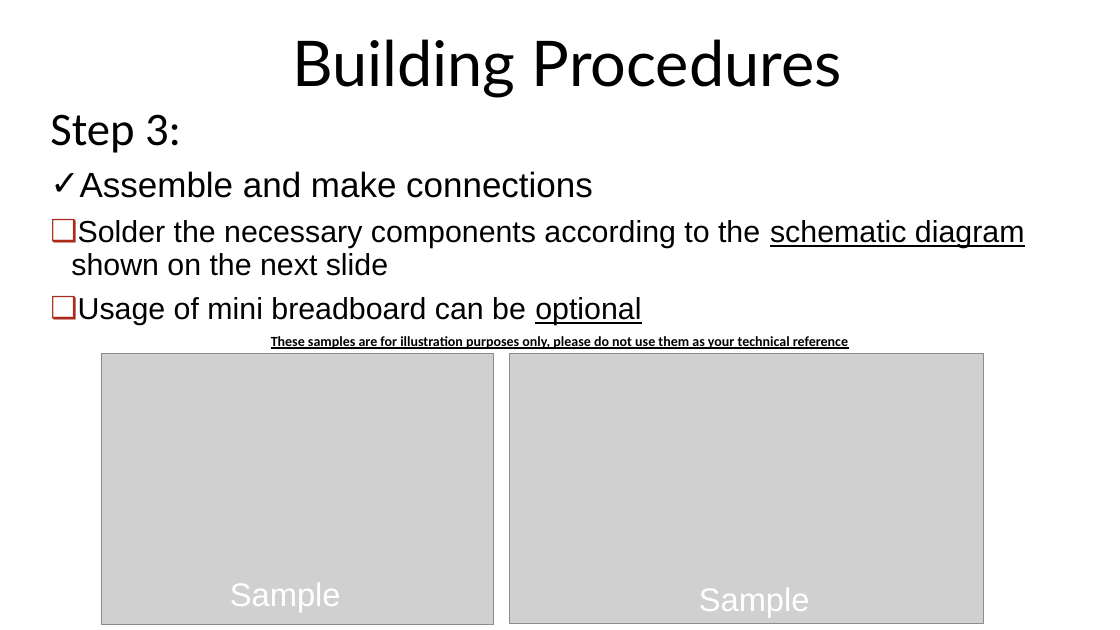
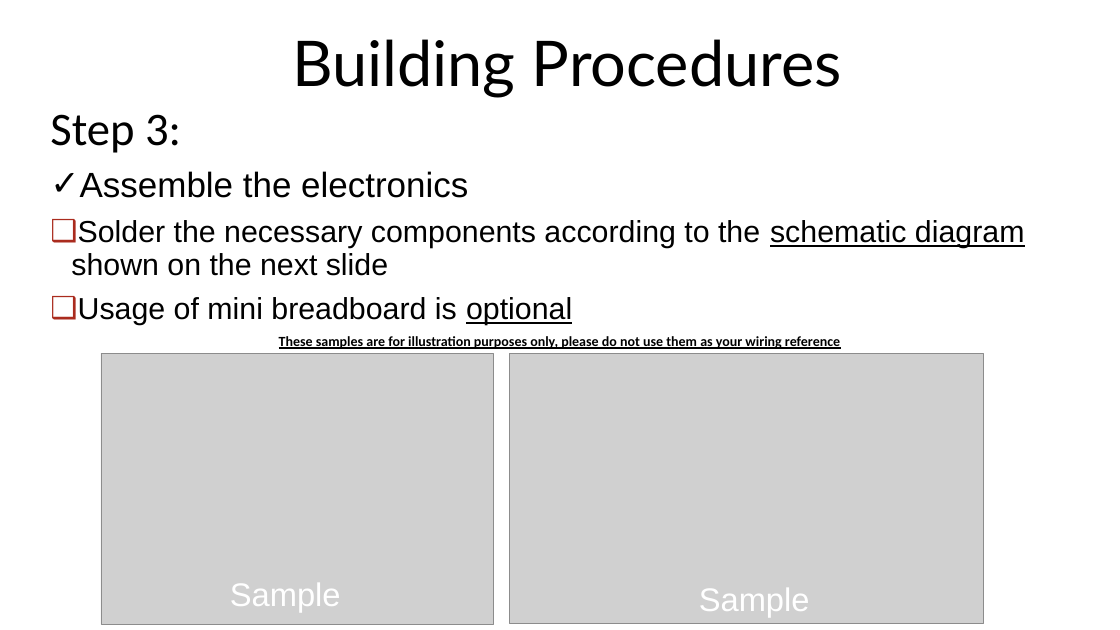
Before and after one commit to ChuaKengPeng/DIP2017, a slide deck: slide 9 of DIP_Phase_1_Lab_Manuals/DIP Lab Manual for Phase 1.pptx (slide 10 before the commit). Drawn at 1120x630 pixels with LibreOffice and Linux fonts; fonts in the diff are those of the drawing; grey boxes stand for pictures. Boxes give left, top, right and bottom in pixels: in the first picture for what was removed or moved away, otherwise in the second. Text is boxed around its words. In the diff, an @@ line names an element or a change of style, - is before the commit and + after.

```diff
--- a/DIP_Phase_1_Lab_Manuals/DIP Lab Manual for Phase 1.pptx
+++ b/DIP_Phase_1_Lab_Manuals/DIP Lab Manual for Phase 1.pptx
@@ text at bbox=[80, 171, 468, 198]: text changed @@
-✓ Assemble and make connections
+✓ Assemble the electronics
@@ text at bbox=[78, 297, 572, 325]: text changed @@
-❑ Usage of mini breadboard can be optional
+❑ Usage of mini breadboard is optional
@@ text at bbox=[279, 336, 840, 349]: text changed @@
-These samples are for illustration purposes only, please do not use them as your technical reference
+These samples are for illustration purposes only, please do not use them as your wiring reference
```
Also in this commit, not shown: 11 other slides changed, 2 slides removed, 2 other files.
